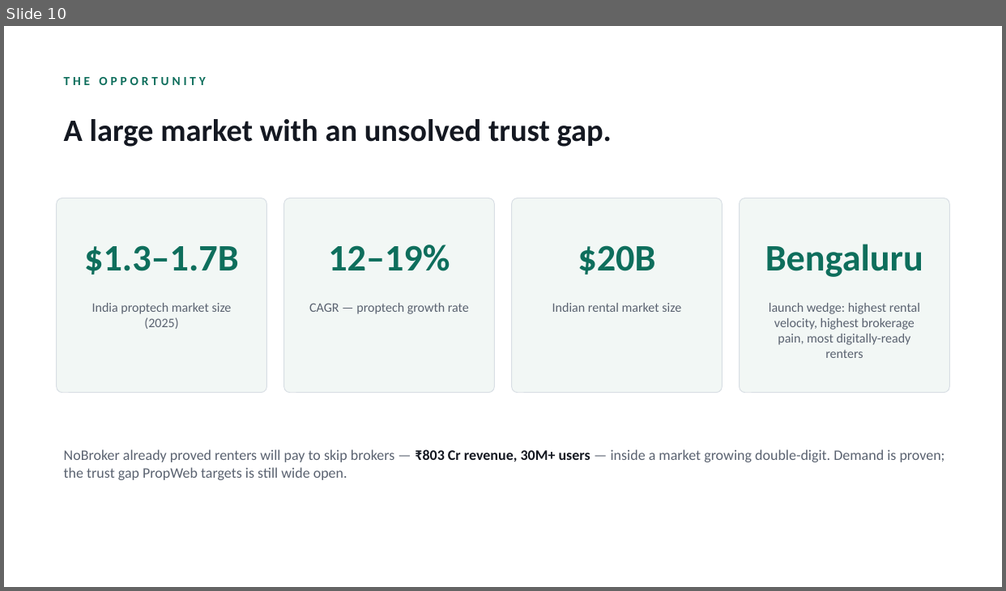
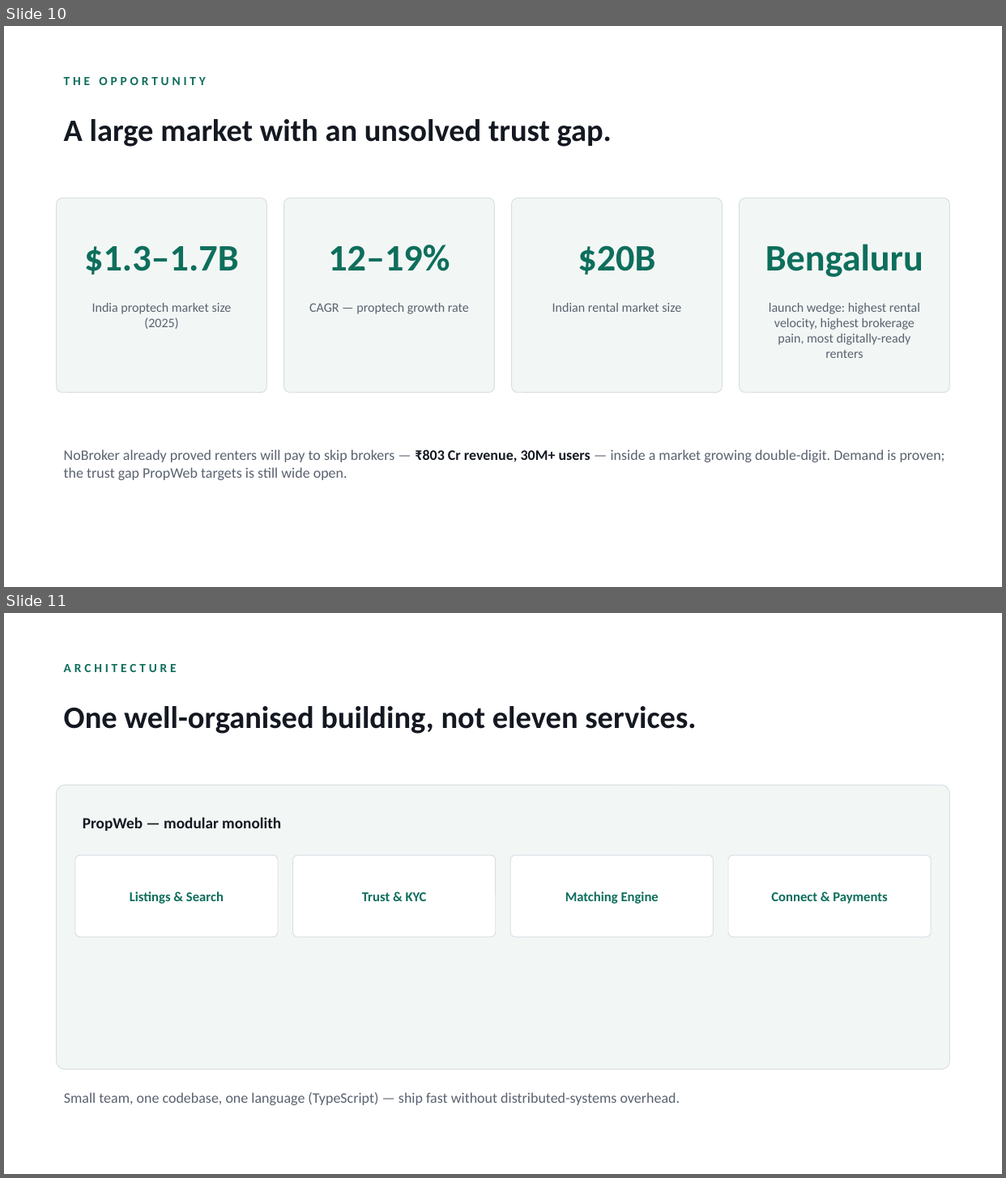
Before and after one commit to CryptoPrism-io/Propweb, a slide deck: docs/PropWeb_Pitch_v2.pptx. Shown one above the other, each under a label of ours: slide 10 before the commit, slides 10 and 11 after it. The pictures are 1006x591 and 1006x1178 pixels, drawn with LibreOffice and Linux fonts; fonts in the diff are those of the drawing. Boxes give left, top, right and bottom in pixels: in the first picture for what was removed or moved away, otherwise in the second. Text is boxed around its words. In the diff, an @@ line names an element or a change of style, - is before the commit and + after.

```diff
--- a/docs/PropWeb_Pitch_v2.pptx
+++ b/docs/PropWeb_Pitch_v2.pptx
@@ slide 11 added at box(4, 613, 1002, 1174), background #FFFFFF @@
@@ text added at box(64, 664, 177, 672), 12 pt, text #0E6E5C, bold @@
+ARCHITECTURE
@@ text added at box(64, 706, 696, 734), 30 pt, text #141821, bold @@
+One well-organised building, not eleven services.
@@ rounded rectangle added at box(57, 786, 949, 1070), fill #F2F7F5, outline #D8DEE4 0.75 pt @@
@@ text added at box(83, 817, 281, 831), 15 pt, text #141821, bold @@
+PropWeb — modular monolith
@@ rounded rectangle added at box(75, 855, 278, 937), fill #FFFFFF, outline #D8DEE4 0.75 pt @@
@@ rounded rectangle added at box(293, 855, 496, 937), fill #FFFFFF, outline #D8DEE4 0.75 pt @@
@@ rounded rectangle added at box(511, 855, 714, 937), fill #FFFFFF, outline #D8DEE4 0.75 pt @@
@@ rounded rectangle added at box(729, 855, 931, 937), fill #FFFFFF, outline #D8DEE4 0.75 pt @@
@@ text added at box(130, 892, 224, 904), 13 pt, text #0E6E5C, bold @@
+Listings & Search
@@ text added at box(362, 892, 427, 901), 13 pt, text #0E6E5C, bold @@
+Trust & KYC
@@ text added at box(565, 892, 658, 904), 13 pt, text #0E6E5C, bold @@
+Matching Engine
@@ text added at box(771, 892, 887, 904), 13 pt, text #0E6E5C, bold @@
+Connect & Payments
@@ text added at box(64, 1093, 680, 1105), 14 pt, text #5A6270 @@
+Small team, one codebase, one language (TypeScript) — ship fast without distributed-systems overhead.
```
Also in this commit, not shown: 2 other files.
